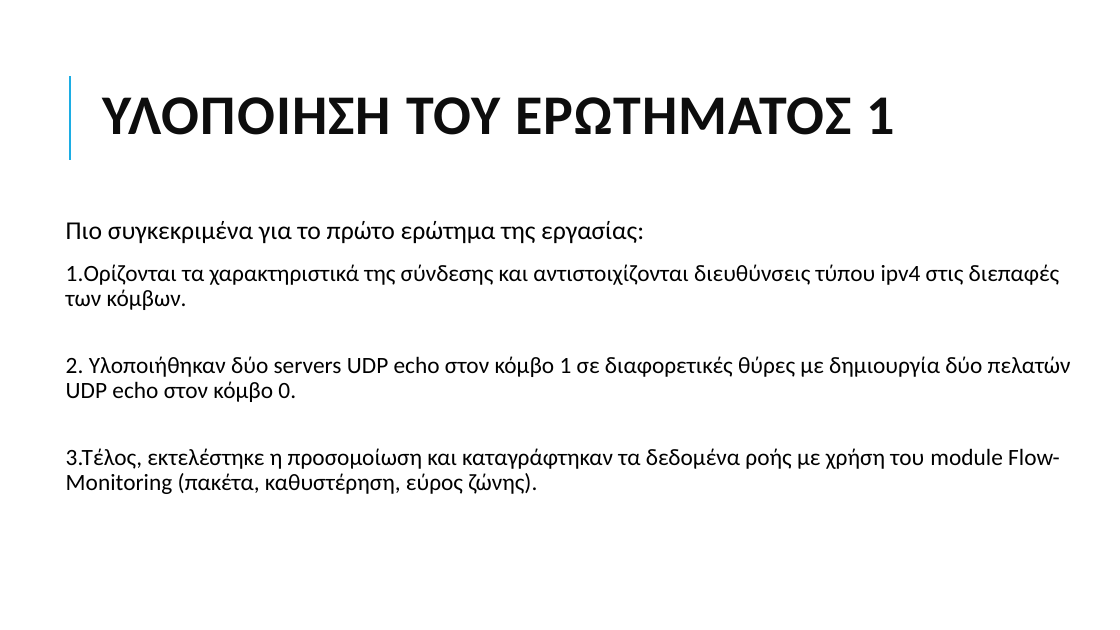
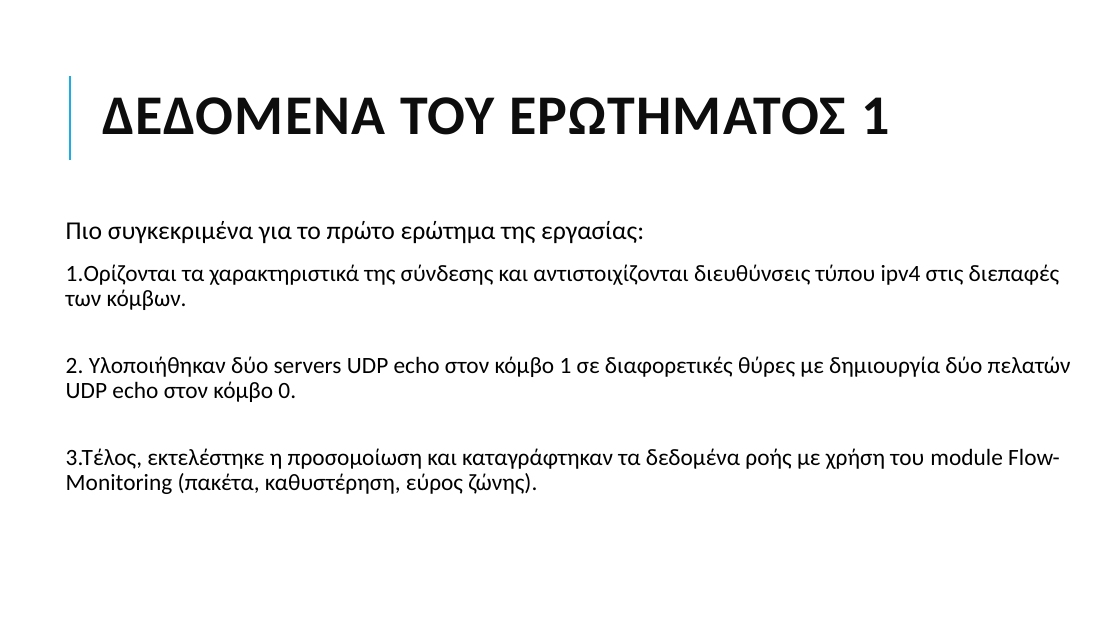
Before and after one commit to grgmyl/Ns3Project, a slide deck: slide 5 of Presentations/Ns-3_presentation_F.pptx. Drawn at 1120x630 pixels with LibreOffice and Linux fonts; fonts in the diff are those of the drawing. Boxes give left, top, right and bottom in pixels: in the first picture for what was removed or moved away, otherwise in the second. Text is boxed around its words. In the diff, an @@ line names an element or a change of style, - is before the commit and + after.

```diff
--- a/Presentations/Ns-3_presentation_F.pptx
+++ b/Presentations/Ns-3_presentation_F.pptx
@@ title at [102, 97, 889, 135]: text changed @@
-ΥΛΟΠΟΙΗΣΗ ΤΟΥ ΕΡΩΤΗΜΑΤΟΣ 1
+ΔΕΔΟΜΕΝΑ ΤΟΥ ΕΡΩΤΗΜΑΤΟΣ 1
```
Also in this commit, not shown: 7 other slides changed.
